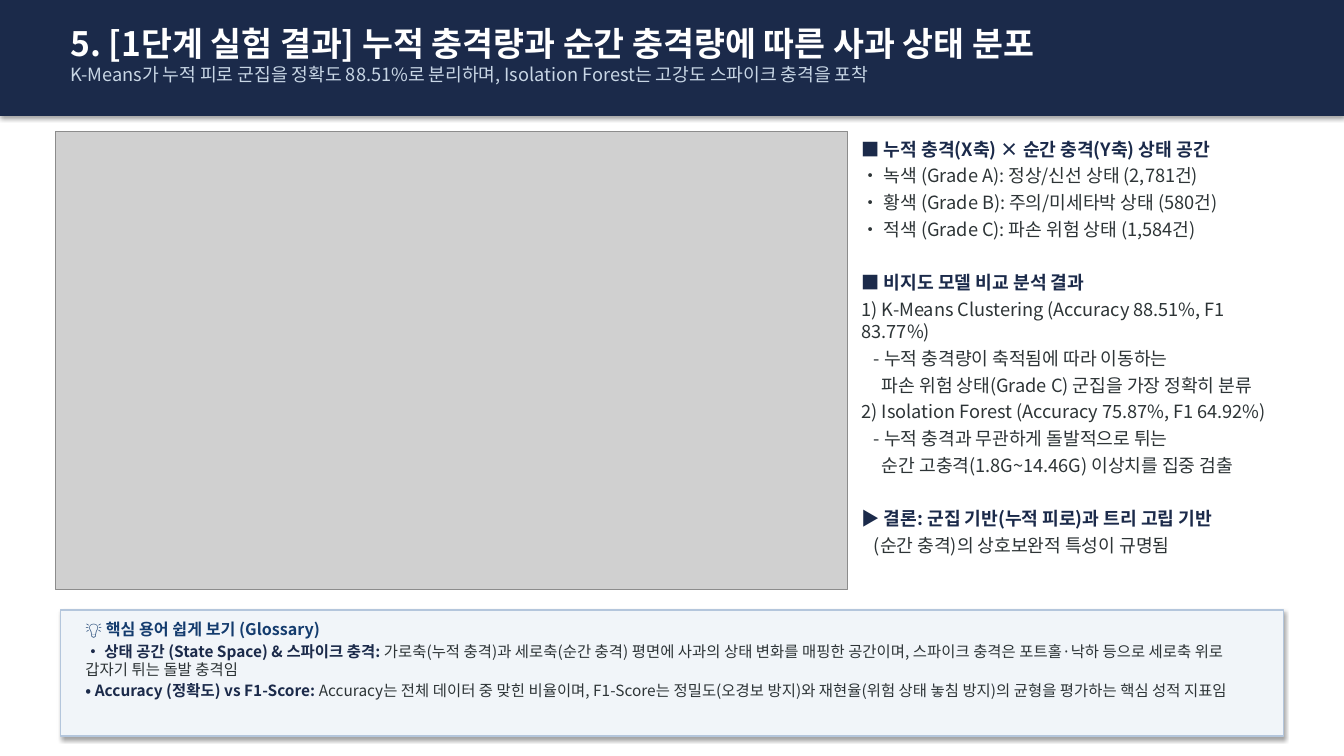
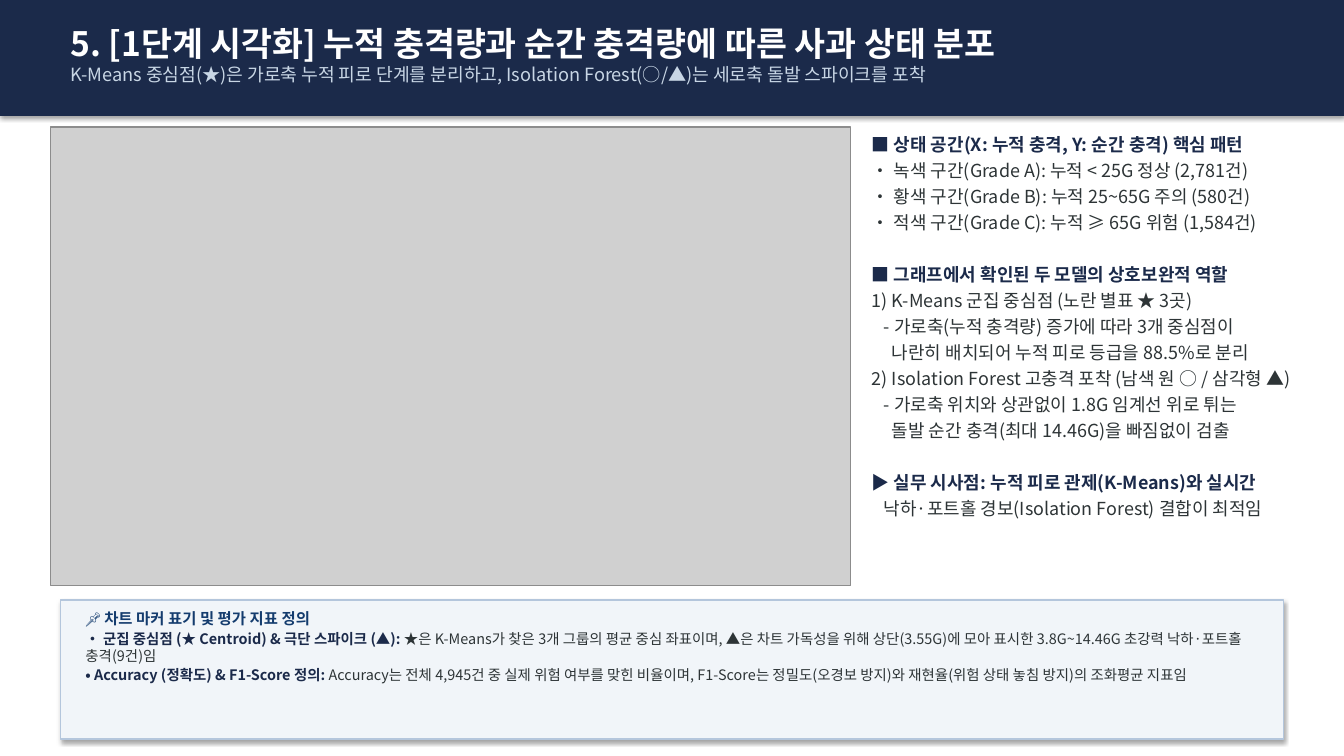
Before and after one commit to sungmin9910/prediction, a slide deck: slide 6 of 사과_운송_이상충격_예측_발표자료.pptx. Drawn at 1344x756 pixels with LibreOffice and Linux fonts; fonts in the diff are those of the drawing; grey boxes stand for pictures. Boxes give left, top, right and bottom in pixels: in the first picture for what was removed or moved away, otherwise in the second. Text is boxed around its words. In the diff, an @@ line names an element or a change of style, - is before the commit and + after.

```diff
--- a/사과_운송_이상충격_예측_발표자료.pptx
+++ b/사과_운송_이상충격_예측_발표자료.pptx
@@ text at (70,27,996,85): text changed @@
-5. [1단계 실험 결과] 누적 충격량과 순간 충격량에 따른 사과 상태 분포
-K-Means가 누적 피로 군집을 정확도 88.51%로 분리하며, Isolation Forest는 고강도 스파이크 충격을 포착
+5. [1단계 시각화] 누적 충격량과 순간 충격량에 따른 사과 상태 분포
+K-Means 중심점(★)은 가로축 누적 피로 단계를 분리하고, Isolation Forest(○/▲)는 세로축 돌발 스파이크를 포착
@@ picture: place and size @@
-picture at (55,131,848,590)
+picture at (50,127,851,586)
@@ text at (872,136,1263,519): text changed; size 13 to 12.8 pt @@
-■ 누적 충격(X축) × 순간 충격(Y축) 상태 공간
-• 녹색 (Grade A): 정상/신선 상태 (2,781건)
-• 황색 (Grade B): 주의/미세타박 상태 (580건)
-• 적색 (Grade C): 파손 위험 상태 (1,584건)
-■ 비지도 모델 비교 분석 결과
-1) K-Means Clustering (Accuracy 88.51%, F1 83.77%)
-- 누적 충격량이 축적됨에 따라 이동하는
-파손 위험 상태(Grade C) 군집을 가장 정확히 분류
-2) Isolation Forest (Accuracy 75.87%, F1 64.92%)
-- 누적 충격과 무관하게 돌발적으로 튀는
-순간 고충격(1.8G~14.46G) 이상치를 집중 검출
-▶ 결론: 군집 기반(누적 피로)과 트리 고립 기반
-(순간 충격)의 상호보완적 특성이 규명됨
+■ 상태 공간(X: 누적 충격, Y: 순간 충격) 핵심 패턴
+• 녹색 구간(Grade A): 누적 < 25G 정상 (2,781건)
+• 황색 구간(Grade B): 누적 25~65G 주의 (580건)
+• 적색 구간(Grade C): 누적 ≥ 65G 위험 (1,584건)
+■ 그래프에서 확인된 두 모델의 상호보완적 역할
+1) K-Means 군집 중심점 (노란 별표 ★ 3곳)
+- 가로축(누적 충격량) 증가에 따라 3개 중심점이
+나란히 배치되어 누적 피로 등급을 88.5%로 분리
+2) Isolation Forest 고충격 포착 (남색 원 ○ / 삼각형 ▲)
+- 가로축 위치와 상관없이 1.8G 임계선 위로 튀는
+돌발 순간 충격(최대 14.46G)을 빠짐없이 검출
+▶ 실무 시사점: 누적 피로 관제(K-Means)와 실시간
+낙하·포트홀 경보(Isolation Forest) 결합이 최적임
@@ rectangle: place and size @@
-rectangle at (60,610,1284,736)
+rectangle at (60,600,1284,739)
@@ text at (85,611,1242,684): text changed; size 11 to 10.3 pt @@
-💡 핵심 용어 쉽게 보기 (Glossary)
-• 상태 공간 (State Space) & 스파이크 충격: 가로축(누적 충격)과 세로축(순간 충격) 평면에 사과의 상태 변화를 매핑한 공간이며, 스파이크 충격은 포트홀·낙하 등으로 세로축 위로 갑자기 튀는 돌발 충격임
-• Accuracy (정확도) vs F1-Score: Accuracy는 전체 데이터 중 맞힌 비율이며, F1-Score는 정밀도(오경보 방지)와 재현율(위험 상태 놓침 방지)의 균형을 평가하는 핵심 성적 지표임
+📌 차트 마커 표기 및 평가 지표 정의
+• 군집 중심점 (★ Centroid) & 극단 스파이크 (▲): ★은 K-Means가 찾은 3개 그룹의 평균 중심 좌표이며, ▲은 차트 가독성을 위해 상단(3.55G)에 모아 표시한 3.8G~14.46G 초강력 낙하·포트홀 충격(9건)임
+• Accuracy (정확도) & F1-Score 정의: Accuracy는 전체 4,945건 중 실제 위험 여부를 맞힌 비율이며, F1-Score는 정밀도(오경보 방지)와 재현율(위험 상태 놓침 방지)의 조화평균 지표임
```
Also in this commit, not shown: 8 other slides changed, 4 other files.
